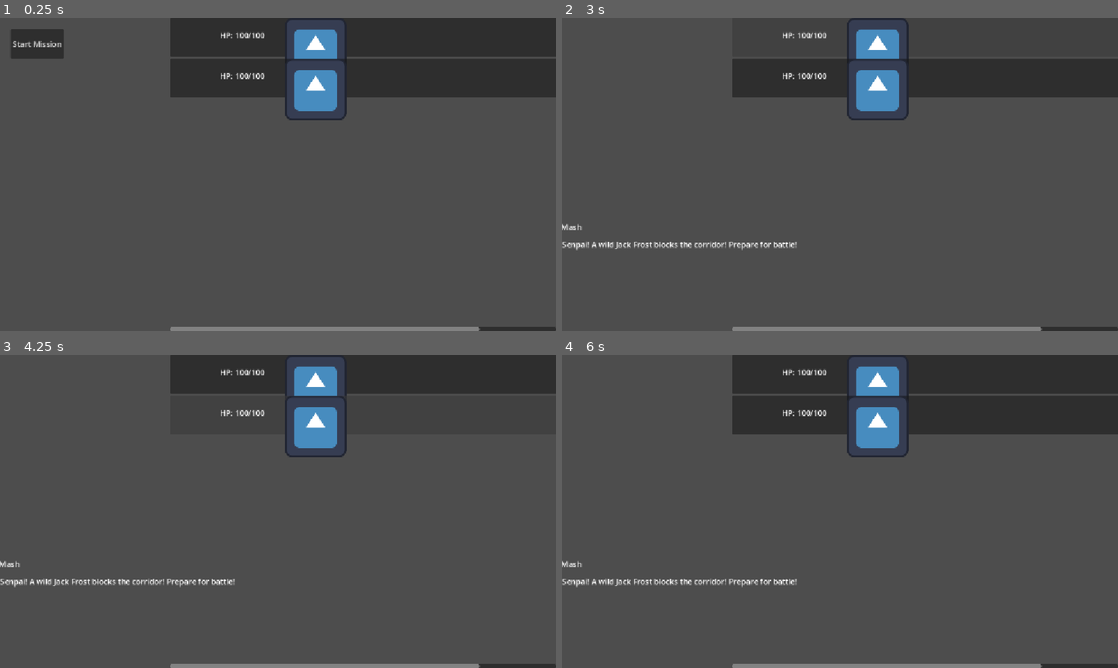
Above: before the commit, frames 1-4 (two rows, left to right).
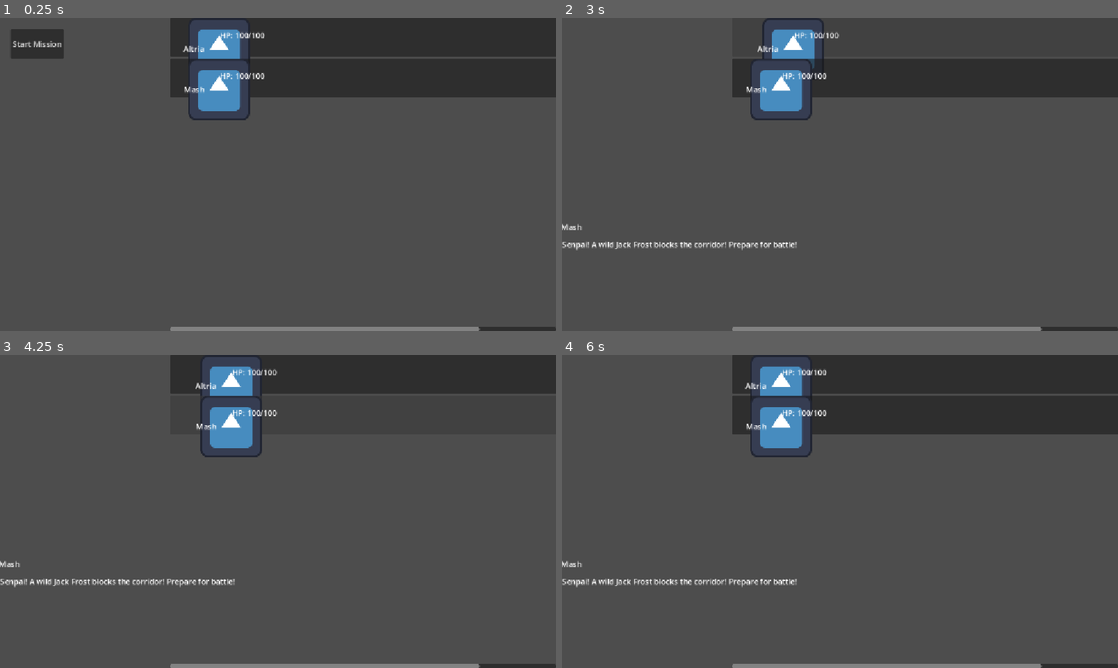
Above: after the commit, the same moments.

Repository: sofia-romao/JRPG-Mobile
Game: Godot game, scene res://scenes/main.tscn
Two runs of this game, one before a commit and one after it. Both use one fixed random seed, a clock stepped at 60 frames per second and the inputs below. The engine's default icon, where the game draws it, is replaced by a stand-in: a white triangle on a blue panel in a dark square.
Inputs (mouse positions are in pixels of both pictures, inside the frame that each line leads up to):
- Up to frame 1 (0.25 s): no input
- Up to frame 2 (3 s): click "Start Mission" at 0.5 s; click (840, 174) at 1.25 s; click (840, 174) at 2 s; click (973, 36) at 2.75 s
- Up to frame 3 (4.25 s): click (411, 414) at 3.52 s
- Up to frame 4 (6 s): click (973, 373) at 4.25 s; click (973, 414) at 5.02 s; click (840, 511) at 5.75 s

The runs differ from the first frame. In frame 1, 5.9% of the frame differs, in the area x 32-63%, y 0-33%; in frame 2, 5.2%; in frame 3, 5.2%; in frame 4, 5.9%.

Commit message:
estável? botei mais coisa em ingres

Diff:
--- a/fgo-dialogue/combat_manager.gd
+++ b/fgo-dialogue/combat_manager.gd
@@ -38,7 +38,7 @@
 
 
 	spawned_enemy = EnemyState.new()
-	spawned_enemy.inicialize(combat_data.enemy)
+	spawned_enemy.initialize(combat_data.enemy)
 	enemy_sprite.texture = spawned_enemy.blueprint.combat_sprite
 	spawned_enemy.died.connect(_on_enemy_died)
 	spawned_enemy.hp_changed.connect(_on_enemy_hp_changed)
--- a/fgo-dialogue/enemy_state.gd
+++ b/fgo-dialogue/enemy_state.gd
@@ -19,7 +19,7 @@
 		if current_hp == 0:
 			died.emit()
 
-func inicialize(base_data: EnemyData) -> void:
+func initialize(base_data: EnemyData) -> void:
 	blueprint = base_data
 	current_hp = get_max_hp()
 
@@ -32,7 +32,7 @@
 	return blueprint.base_atk # Sincronizado com o EnemyData em português!
 
 ## Recebe o dano base e o elemento enviado pelo herói.
-func recieve_combat_damage(base_dmg: int, element_type: String) -> bool:
+func receive_combat_damage(base_dmg: int, element_type: String) -> bool:
 	if not blueprint: return false
 
 	var multiplier: float = 1.0
--- a/fgo-dialogue/hero_selection_card.gd
+++ b/fgo-dialogue/hero_selection_card.gd
@@ -1,4 +1,3 @@
-# hero_selection_card.gd (Apenas a função de inicialização traduzida)
 extends Button
 signal card_clicked(hero_id: String)
 
@@ -9,9 +8,20 @@
 @export var margin_container: MarginContainer
 
 var hero_id: String = ""
+var displacement_tween: Tween
+var is_visually_selected: bool = false
+
+# Adicione esta linha para registrar o clique do botão no próprio Godot!
+func _pressed() -> void:
+	card_clicked.emit(hero_id)
 
 func initialize_card(id: String, hero_state: HeroState, is_in_party: bool, is_locked: bool) -> void:
 	hero_id = id
+	print("--- DEBUG DO HERÓI ---")
+	print("Objeto blueprint inteiro: ", hero_state.blueprint)
+	if hero_state.blueprint:
+		print("Variável character_name: '", hero_state.blueprint.character_name, "'")
+
 	name_label.text = hero_state.blueprint.character_name
 	hp_label.text = "HP: %d/%d" % [hero_state.current_hp, hero_state.get_max_hp()]
 
@@ -22,43 +32,27 @@
 		lock_overlay.visible = is_locked
 	disabled = is_locked
 
+	# Chamamos a animação diretamente
 	_animate_displacement(is_in_party)
-var displacement_tween: Tween # Guarda a referência do tween para evitar sobreposição
-
-
-var is_visually_selected: bool = false
 
 func _animate_displacement(selected: bool) -> void:
 	if not margin_container: return
 
-	# 1. Se o estado visual não mudou, ignora para não estragar tweens ativos
-	if is_visually_selected == selected:
+	# Se o estado não mudou, não faz nada
+	if is_visually_selected == selected and displacement_tween != null:
 		return
 
 	is_visually_selected = selected
 
-	# 2. ESPERA UM FRAME: Dá tempo para o ScrollContainer/GridContainer terminar de
-	# calcular o layout inicial da tela e não atropelar o nosso Tween!
-	await get_tree().process_frame
-
-	# Proteção caso o cartão tenha sido deletado enquanto esperávamos o frame
-	if not is_inside_tree() or not margin_container:
-		return
-
 	if displacement_tween and displacement_tween.is_valid():
 		displacement_tween.kill()
 
-	# 3. Em vez de mover o nó fisicamente (o que o contêiner proíbe),
-	# nós alteramos a margem interna real usando a sintaxe segura do Godot 4
-	var target_margin = 25 if selected else 0
-	var current_margin = margin_container.get_theme_constant("margin_left")
+	var target_offset = 25.0 if selected else 0.0
 
 	displacement_tween = create_tween().set_ease(Tween.EASE_OUT).set_trans(Tween.TRANS_CUBIC)
 
-	# Animamos a margem interna. Isso força o conteúdo a deslizar de forma nativa e segura!
-	displacement_tween.tween_method(
-		func(val: int): margin_container.add_theme_constant_override("margin_left", val),
-		current_margin,
-		target_margin,
-		0.18
-	)
+	# SOLUÇÃO COMPATÍVEL COM CONTAINERS:
+	# Em vez de mexer no tema, movemos a posição X local do MarginContainer.
+	# Como ele é filho direto do Button (que tem tamanho fixo), isso funciona perfeitamente
+	# e ignora as travas do GridContainer pai.
+	displacement_tween.tween_property(margin_container, "position:x", target_offset, 0.18)
--- a/fgo-dialogue/hero_state.gd
+++ b/fgo-dialogue/hero_state.gd
@@ -8,9 +8,9 @@
 signal changed_hp(new_hp: int, max_hp: int, change: int)
 
 ## Atualiza o HP garantindo os limites e emite o sinal para a UI mobile
-func modificar_hp(quantidade: int) -> void:
+func modify_hp(amount: int) -> void:
 	var old_hp = current_hp
-	current_hp = clamp(current_hp + quantidade, 0, get_max_hp())
+	current_hp = clamp(current_hp + amount, 0, get_max_hp())
 	var change = current_hp - old_hp
 
 	if change != 0:
@@ -76,7 +76,7 @@
 	var final_damage: int = int(damage_base * multiplier)
 
 	# O dano reduz o HP, por isso passamos o valor negativo para a nossa função
-	modificar_hp(-final_damage)
+	modify_hp(-final_damage)
 
 	print("⚔️ [HeroState] %s recebeu %d de dano (%s). Multiplicador: %f" % [blueprint.character_name, final_damage, element_type, multiplier])
 
--- a/fgo-dialogue/main.gd
+++ b/fgo-dialogue/main.gd
@@ -64,7 +64,7 @@
 func _on_dialogue_triggered_event(event: GameEvent) -> void:
 	if event == null: return
 
-	PlayerData.missao_em_andamento = event.is_mission_in_progress
+	PlayerData.mission_in_progress = event.is_mission_in_progress
 
 	match event.action_type:
 		GameEvent.ActionType.START_COMBAT:
--- a/fgo-dialogue/party_selection_menu.gd
+++ b/fgo-dialogue/party_selection_menu.gd
@@ -23,7 +23,7 @@
 	for child in grid_container.get_children():
 		child.queue_free()
 
-	var is_locked: bool = PlayerData.missao_em_andamento
+	var is_locked: bool = PlayerData.mission_in_progress
 	if locked_warning_label:
 		locked_warning_label.visible = is_locked
 		locked_warning_label.text = "⚠️ MISSION IN PROGRESS - PARTY LOCKED"
@@ -44,19 +44,19 @@
 		new_card.card_clicked.connect(_on_card_selected)
 
 func _on_card_selected(hero_id: String) -> void:
-	if PlayerData.missao_em_andamento: return
+	if PlayerData.mission_in_progress: return
 
-	if PlayerData.party_ativa.has(hero_id):
-		PlayerData.party_ativa.erase(hero_id)
+	if PlayerData.active_party.has(hero_id):
+		PlayerData.active_party.erase(hero_id)
 	else:
-		if PlayerData.party_ativa.size() < PlayerData.MAX_PARTY_SIZE:
-			PlayerData.party_ativa.append(hero_id)
+		if PlayerData.active_party.size() < PlayerData.MAX_PARTY_SIZE:
+			PlayerData.active_party.append(hero_id)
 
 	for card in grid_container.get_children():
 		var id = card.get("hero_id") if "hero_id" in card else card.name
-		var hero_state = PlayerData.get_heroi(id)
-		var is_in_party = PlayerData.party_ativa.has(id)
-		var is_locked = PlayerData.missao_em_andamento
+		var hero_state = PlayerData.get_hero(id)
+		var is_in_party = PlayerData.active_party.has(id)
+		var is_locked = PlayerData.mission_in_progress
 
 		if card.has_method("initialize_card"):
 			card.initialize_card(id, hero_state, is_in_party, is_locked)
--- a/fgo-dialogue/player_data.gd
+++ b/fgo-dialogue/player_data.gd
@@ -1,9 +1,9 @@
 extends Node
 # 💾 PLAYERDATA - Fonte de Verdade Global do Progresso do Jogador
-@export var herois_disponiveis: Array[HeroData] = []
+@export var available_heroes: Array[HeroData] = []
 const MAX_PARTY_SIZE : int = 3
 
-var missao_em_andamento: bool = false
+var mission_in_progress: bool = false
 var id_active_mission: String = ""
 
 
@@ -16,18 +16,18 @@
 ## Adiciona XP para qualquer herói da coleção
 func add_exp(id_heroi: String, quantidade: int) -> void:
 	if hero_collection.has(id_heroi):
-		var heroi: HeroState = hero_collection[id_heroi]
-		var nivel_antigo = heroi.get_nivel()
+		var hero: HeroState = hero_collection[id_heroi]
+		var previous_level = hero.get_level()
 
-		heroi.xp_atual += quantidade
-		print("✨ [PlayerData] %s ganhou %d de XP! Total: %d" % [id_heroi, quantidade, heroi.xp_atual])
+		hero.current_exp += quantidade
+		print("✨ [PlayerData] %s ganhou %d de XP! Total: %d" % [id_heroi, quantidade, hero.current_exp])
 
 		# Se subiu de nível, você pode opcionalmente curar o herói ou rodar um VFX
-		if heroi.get_nivel() > nivel_antigo:
-			print("🆙 [PlayerData] %s subiu para o nível %d!" % [heroi.blueprint.nome, heroi.get_nivel()])
+		if hero.get_level() > previous_level:
+			print("🆙 [PlayerData] %s subiu para o nível %d!" % [hero.blueprint.nome, hero.get_level()])
 
 ## Aplica dano ou cura passando valores positivos (cura) ou negativos (dano)
-func atualizar_hp_por_id(id_heroi: String, modificador: int) -> void:
+func update_hp_by_id(id_heroi: String, modificador: int) -> void:
 	if hero_collection.has(id_heroi):
 		var heroi: HeroState = hero_collection[id_heroi]
 		heroi.modificar_hp(modificador)
@@ -63,20 +63,20 @@
 
 				if data:
 					# Instancia o estado dinâmico exatamente como fazíamos antes
-					var novo_estado = HeroState.new()
-					novo_estado.blueprint = data
-					novo_estado.current_exp = 0
-					novo_estado.total_recovery()
+					var new_state = HeroState.new()
+					new_state.blueprint = data
+					new_state.current_exp = 0
+					new_state.total_recovery()
 
-					hero_collection[data.id] = novo_estado
+					hero_collection[data.id] = new_state
 					# Como deve ficar corrigido:
-					var nome_para_print = "Herói"
+					var name_for_print = "Herói"
 					if "nome" in data:
-						nome_para_print = data.nome
+						name_for_print = data.nome
 					elif "character_name" in data:
-						nome_para_print = data.character_name
+						name_for_print = data.character_name
 
-					print("📦 [PlayerData] Herói carregado automaticamente: %s" % nome_para_print)
+					print("📦 [PlayerData] Herói carregado automaticamente: %s" % name_for_print)
 
 			nome_arquivo = dir.get_next()
 		dir.list_dir_end()
--- a/fgo-dialogue/resources/heroes/altria.tres
+++ b/fgo-dialogue/resources/heroes/altria.tres
@@ -6,7 +6,7 @@
 [resource]
 script = ExtResource("1_hksuq")
 id = "altria"
-nome = "Altria"
-cor_tema = Color(0.41359308, 0.70002633, 1, 1)
-icone_avatar = ExtResource("1_qwesp")
+character_name = "Altria"
+theme_color = Color(0.40392157, 0.6392157, 1, 1)
+avatar_icon = ExtResource("1_qwesp")
 metadata/_custom_type_script = "uid://bln4pkc2ot1or"
--- a/fgo-dialogue/resources/heroes/mash.tres
+++ b/fgo-dialogue/resources/heroes/mash.tres
@@ -6,6 +6,6 @@
 [resource]
 script = ExtResource("1_dlrhb")
 id = "mash"
-nome = "Mash"
-icone_avatar = ExtResource("1_7th1m")
+character_name = "Mash"
+avatar_icon = ExtResource("1_7th1m")
 metadata/_custom_type_script = "uid://bln4pkc2ot1or"
--- a/fgo-dialogue/scenes/hero_selection_card.tscn
+++ b/fgo-dialogue/scenes/hero_selection_card.tscn
@@ -19,20 +19,12 @@
 
 [node name="MarginContainer" type="MarginContainer" parent="." unique_id=2129938305]
 layout_mode = 1
-anchors_preset = -1
-anchor_top = -0.3
-anchor_right = 1.0
-anchor_bottom = 1.3
-offset_top = 24.0
-offset_right = -396.0
-offset_bottom = 24.0
-grow_horizontal = 2
-grow_vertical = 2
+offset_right = 204.0
+offset_bottom = 128.0
 theme_override_constants/margin_left = 0
 theme_override_constants/margin_top = 0
 theme_override_constants/margin_right = 0
 theme_override_constants/margin_bottom = 0
-metadata/_edit_use_anchors_ = true
 
 [node name="TextureRect" type="TextureRect" parent="MarginContainer" unique_id=671201493]
 layout_mode = 2
@@ -45,12 +37,17 @@
 [node name="LabelNome" type="Label" parent="MarginContainer/HBoxContainer" unique_id=1776354760]
 custom_minimum_size = Vector2(100, 80)
 layout_mode = 2
+size_flags_horizontal = 3
+text = "asdasda"
+horizontal_alignment = 1
+vertical_alignment = 1
 
 [node name="LabelHP" type="Label" parent="MarginContainer/HBoxContainer" unique_id=193720062]
 custom_minimum_size = Vector2(100, 80)
 layout_mode = 2
 
 [node name="OverlayTrancado" type="ColorRect" parent="." unique_id=247004520]
+visible = false
 layout_mode = 1
 anchors_preset = -1
 anchor_right = 1.2570001
--- a/fgo-dialogue/scenes/party_selection_menu.tscn
+++ b/fgo-dialogue/scenes/party_selection_menu.tscn
@@ -10,6 +10,7 @@
 anchor_left = 1.0
 anchor_right = 1.0
 anchor_bottom = 1.0
+offset_left = -800.0
 grow_horizontal = 0
 grow_vertical = 2
 script = ExtResource("1_axaai")
--- a/fgo-dialogue/test_exploration_scene.gd
+++ b/fgo-dialogue/test_exploration_scene.gd
@@ -16,7 +16,7 @@
 		push_warning("Exploration: Don't forget to assign 'jack_frost.tres' in the Inspector!")
 
 func _update_map_ui() -> void:
-	if PlayerData.missao_em_andamento:
+	if PlayerData.mission_in_progress:
 		mission_button.text = "Continue Mission (Part 2)"
 		abort_button.visible = true
 	else:
@@ -28,7 +28,7 @@
 	var new_lines: Array[StoryLine] = []
 	var new_choices: Array[StoryChoice] = []
 
-	if not PlayerData.missao_em_andamento:
+	if not PlayerData.mission_in_progress:
 		# --- PART 1: JACK FROST EMBUSH ---
 		var l1 = StoryLine.new()
 		l1.character_name = "Mash"
@@ -74,8 +74,8 @@
 	print("🚀 [Exploration] Emitting 'mission_started' with Jack Frost setup...")
 	mission_started.emit(event)
 
-func _on_botao_abortar_pressed() -> void:
-	PlayerData.missao_em_andamento = false
+func _on_abort_button_pressed() -> void:
+	PlayerData.mission_in_progress = false
 	PlayerData.heal_active_party()
 	print("❌ [Exploration] Mission aborted! Team fully healed.")
 	_update_map_ui()
--- a/fgo-dialogue/test_exploration_scene.tscn
+++ b/fgo-dialogue/test_exploration_scene.tscn
@@ -32,4 +32,4 @@
 text = "Abortar"
 
 [connection signal="pressed" from="BotaoMissao" to="." method="_on_botao_missao_pressed"]
-[connection signal="pressed" from="BotaoAbortar" to="." method="_on_botao_abortar_pressed"]
+[connection signal="pressed" from="BotaoAbortar" to="." method="_on_abort_button_pressed"]
